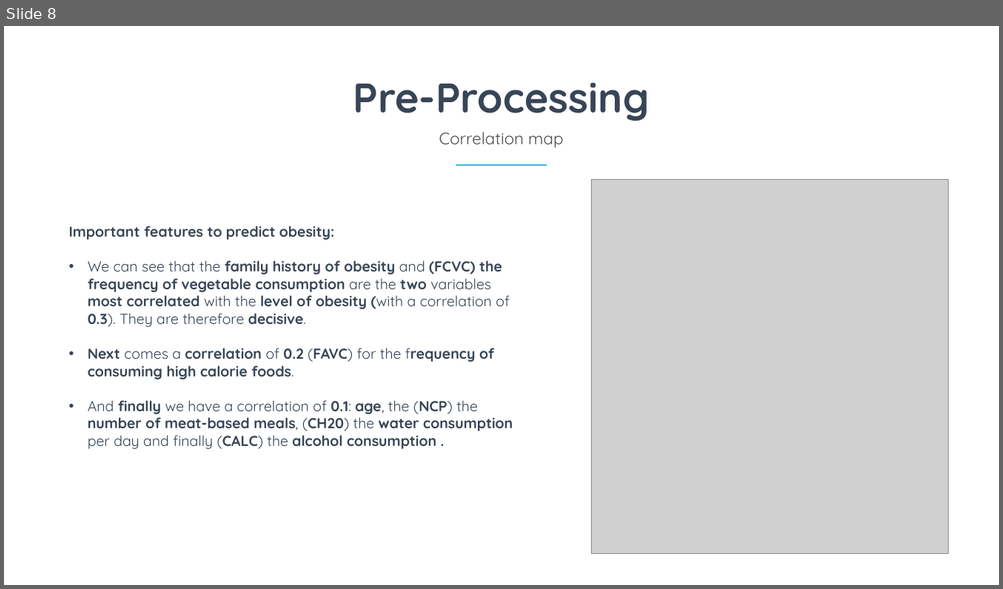
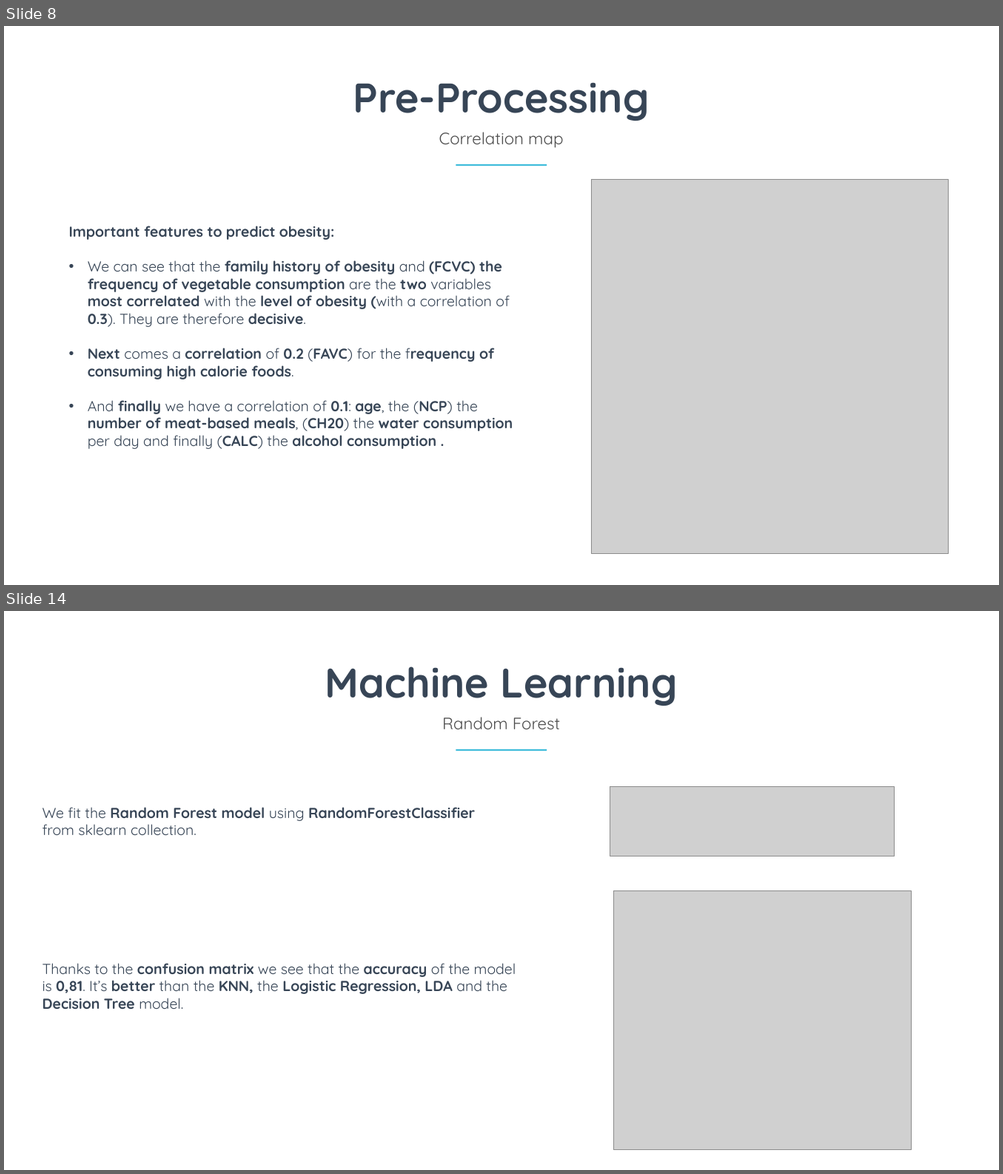
Before and after one commit to Aursen/ObesityAnalysis, a slide deck: Report.pptx. Shown one above the other, each under a label of ours: slide 8 before the commit, slides 8 and 14 after it; the slides between them are not shown. The pictures are 1003x589 and 1003x1174 pixels, drawn with LibreOffice and Linux fonts; fonts in the diff are those of the drawing; grey boxes stand for pictures. Boxes give left, top, right and bottom in pixels: in the first picture for what was removed or moved away, otherwise in the second. Text is boxed around its words. In the diff, an @@ line names an element or a change of style, - is before the commit and + after.

```diff
--- a/Report.pptx
+++ b/Report.pptx
@@ slide 14 added at <box>4,611,999,1170</box>, background #FFFFFF @@
@@ text added at <box>325,667,677,706</box>, 80 pt, text #374556, bold @@
+Machine Learning
@@ text added at <box>442,717,560,729</box>, 32 pt, text #4C4C4C @@
+Random Forest
@@ rectangle added at <box>455,749,546,751</box>, fill #41BDDB @@
@@ picture added at <box>609,786,893,856</box> @@
@@ text added at <box>42,807,475,835</box>, 28 pt, text #374556, bold @@
+We fit the Random Forest model using RandomForestClassifier from sklearn collection.
@@ picture added at <box>613,891,911,1150</box> @@
@@ text added at <box>42,963,516,1009</box>, 28 pt, text #374556, bold @@
+Thanks to the confusion matrix we see that the accuracy of the model is 0,81. It’s better than the KNN, the Logistic Regression, LDA and the Decision Tree model.
```
Also in this commit, not shown: 1 slide changed, 6 other slides added, 7 slides removed, 1 other file.
